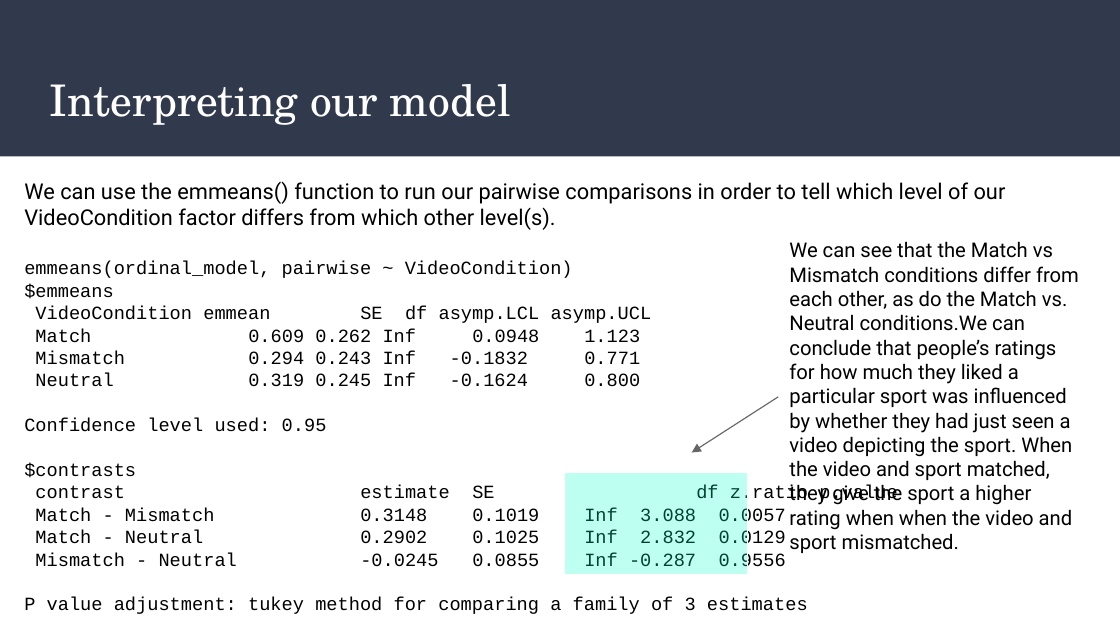
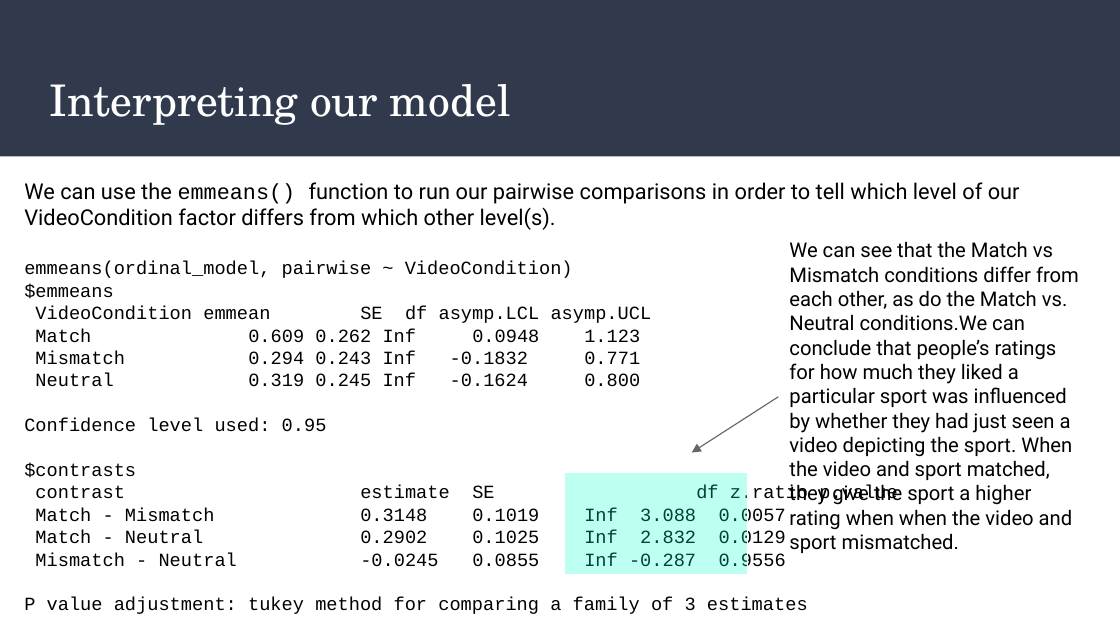
Before and after one commit to dannagifford/Wk5-16_mixed_models_pt2, a slide deck: slide 36 of slides/Mixed_Models_Part_2.odp. Drawn at 1120x630 pixels with LibreOffice and Linux fonts; fonts in the diff are those of the drawing. Boxes give left, top, right and bottom in pixels: in the first picture for what was removed or moved away, otherwise in the second. Text is boxed around its words. In the diff, an @@ line names an element or a change of style, - is before the commit and + after.

Commit message:
update slides

```diff
--- a/slides/Mixed_Models_Part_2.odp
+++ b/slides/Mixed_Models_Part_2.odp
@@ text at <box>24,182,1020,230</box>: font Roboto to Courier New in "emmeans()" @@
```
Also in this commit, not shown: 1 other file.
